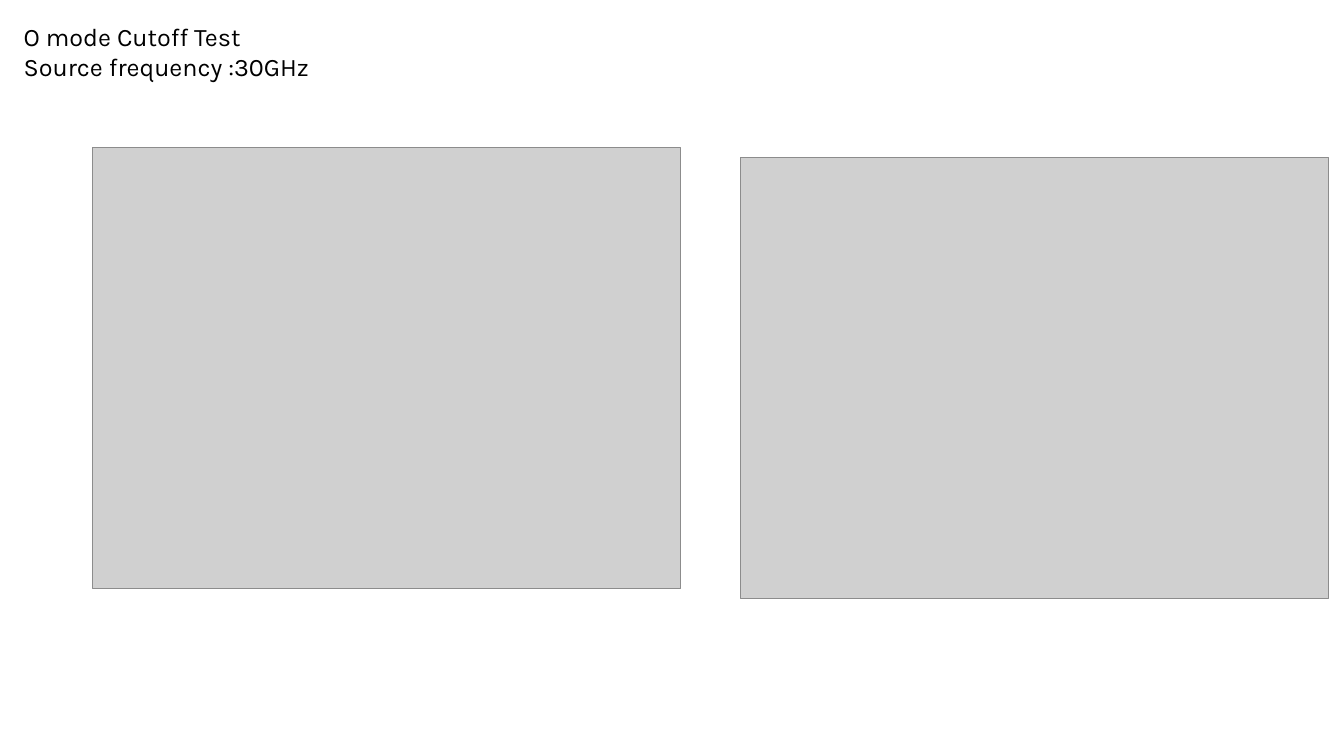
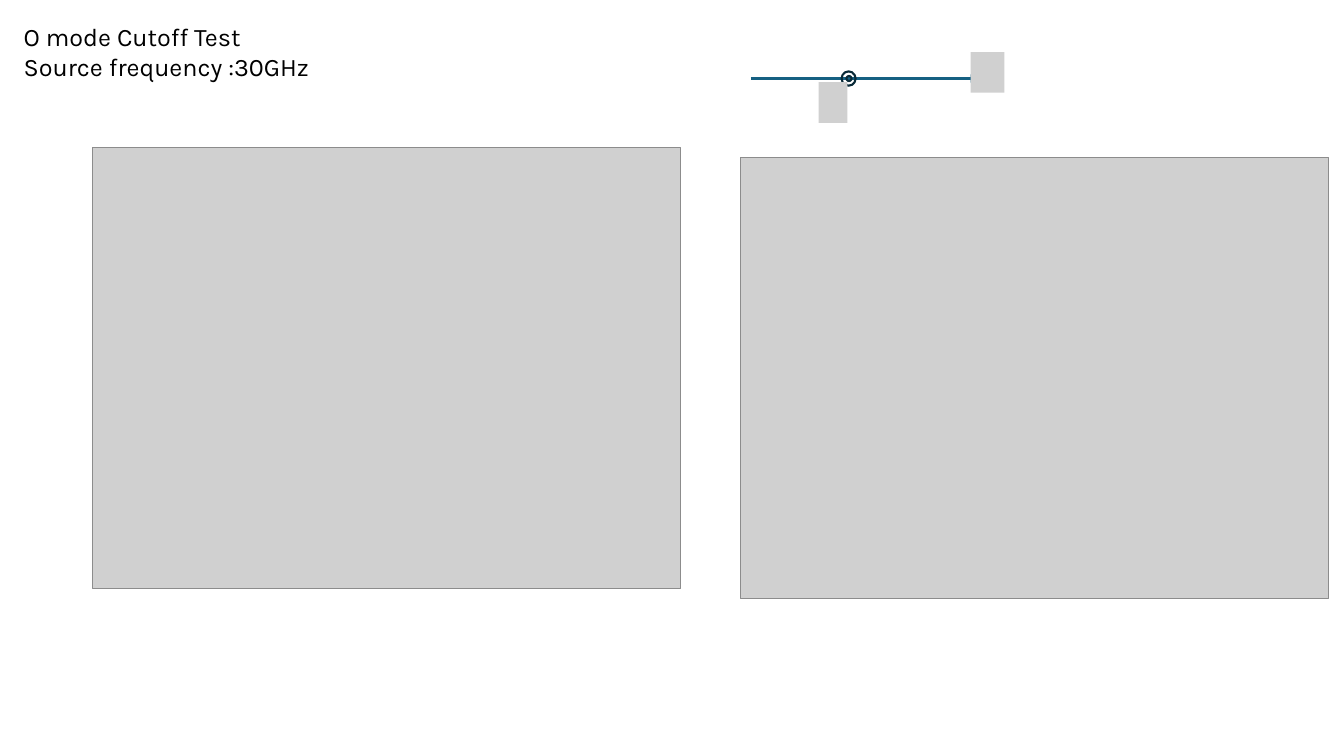
Before and after one commit to USTC-star/computer_share, a slide deck: slide 8 of 1D full wave simulation in magnetic plasma.pptx. Drawn at 1344x756 pixels with LibreOffice and Linux fonts; fonts in the diff are those of the drawing; grey boxes stand for pictures. Boxes give left, top, right and bottom in pixels: in the first picture for what was removed or moved away, otherwise in the second. Text is boxed around its words. In the diff, an @@ line names an element or a change of style, - is before the commit and + after.

```diff
--- a/1D full wave simulation in magnetic plasma.pptx
+++ b/1D full wave simulation in magnetic plasma.pptx
@@ group added at (751,52,1004,122): 2 pictures, 2 ellipses, 1 arrow @@
```
Also in this commit, not shown: 1 other slide changed, 1 other file.
